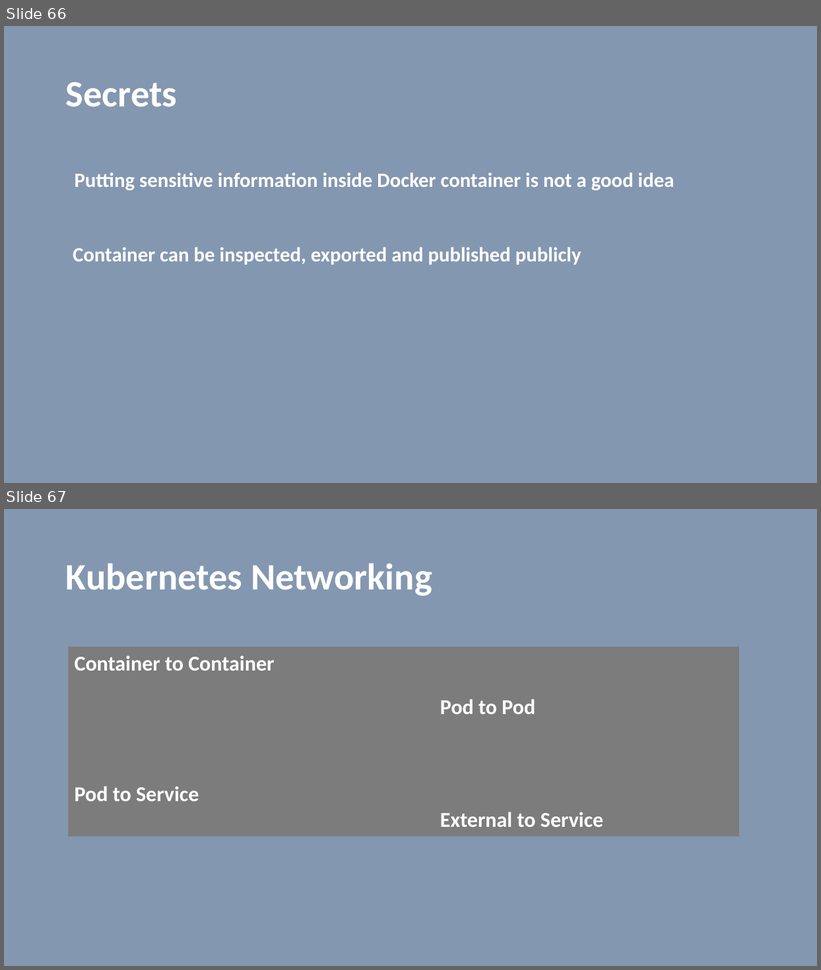
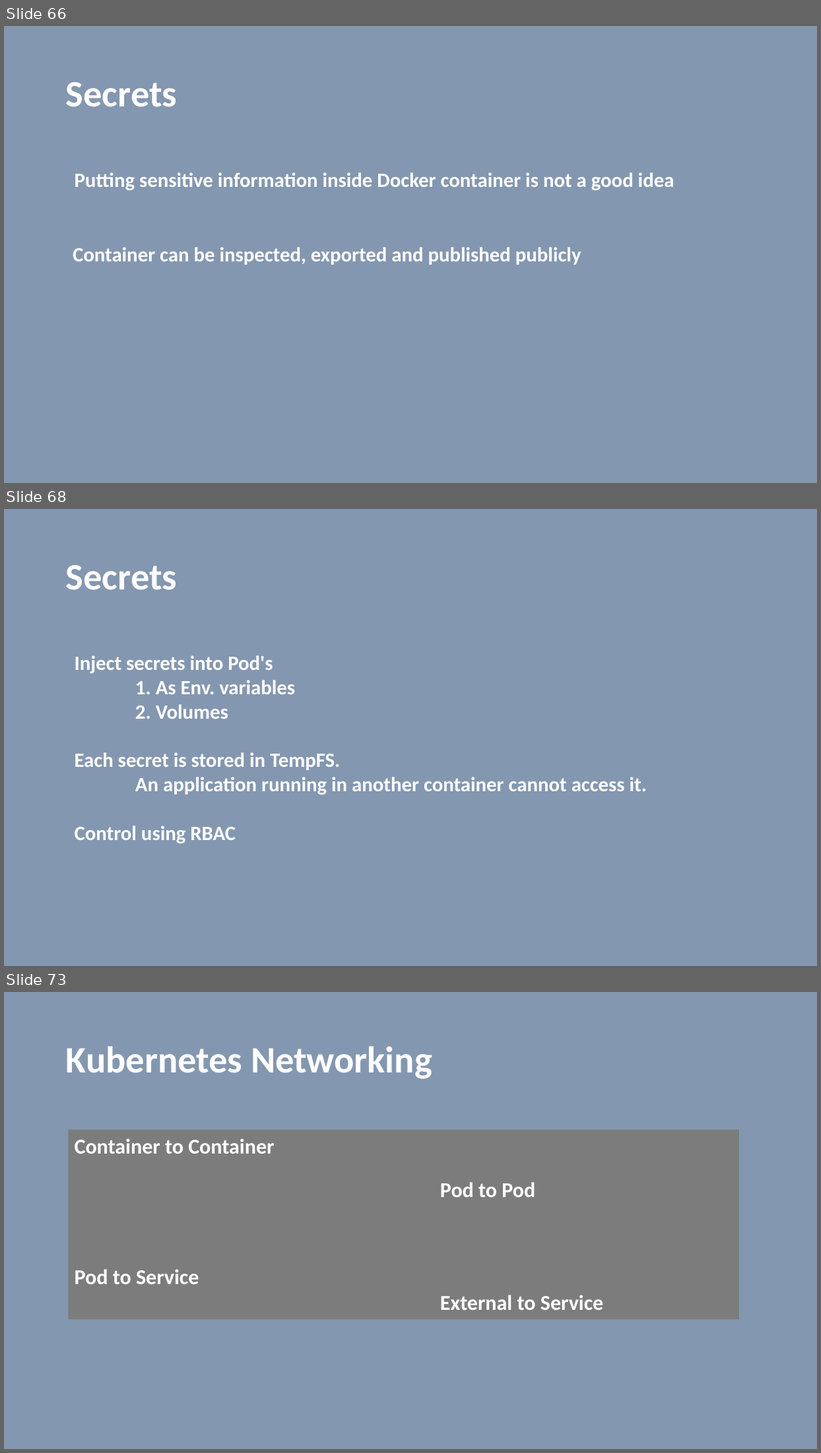
Before and after one commit to vilasvarghese/docker-k8s, a slide deck: notes/day4/Day4Presentation.pptx. Shown one above the other, each under a label of ours: slides 66 and 67 before the commit, slides 66, 68 and 73 after it; the slides between them are not shown. The pictures are 821x970 and 821x1453 pixels, drawn with LibreOffice and Linux fonts; fonts in the diff are those of the drawing. Boxes give left, top, right and bottom in pixels: in the first picture for what was removed or moved away, otherwise in the second. Text is boxed around its words. In the diff, an @@ line names an element or a change of style, - is before the commit and + after.

Commit message:
add rbac to kubernetes

```diff
--- a/notes/day4/Day4Presentation.pptx
+++ b/notes/day4/Day4Presentation.pptx
@@ slide 68 added at [4, 509, 817, 966], background #8497B0 @@
@@ title added at [66, 565, 177, 590], 44 pt, text #FFFFFF, bold @@
+Secrets
@@ text added at [75, 656, 647, 844], 24 pt, text #FFFFFF, bold @@
+Inject secrets into Pod's
+1. As Env. variables
+2. Volumes
+Each secret is stored in TempFS.
+An application running in another container cannot access it.
+Control using RBAC
@@ what was slide 67 is now slide 73 @@
```
Also in this commit, not shown: 1 slide changed, 5 other slides added, 35 other files.
